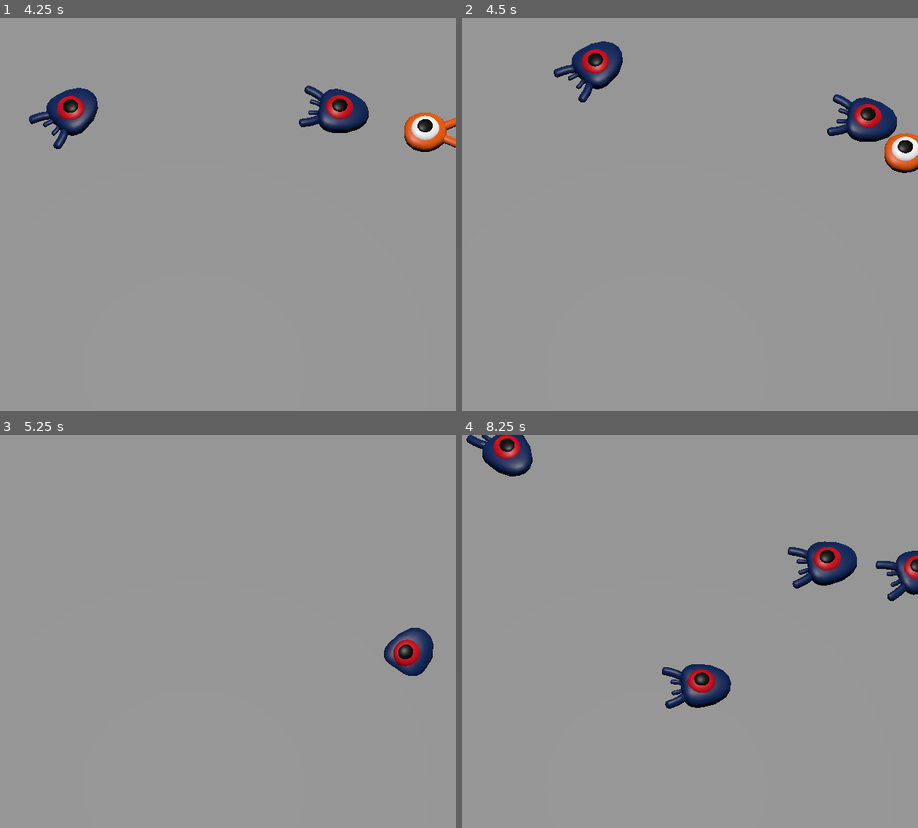
Above: before the commit, frames 1-4 (two rows, left to right).
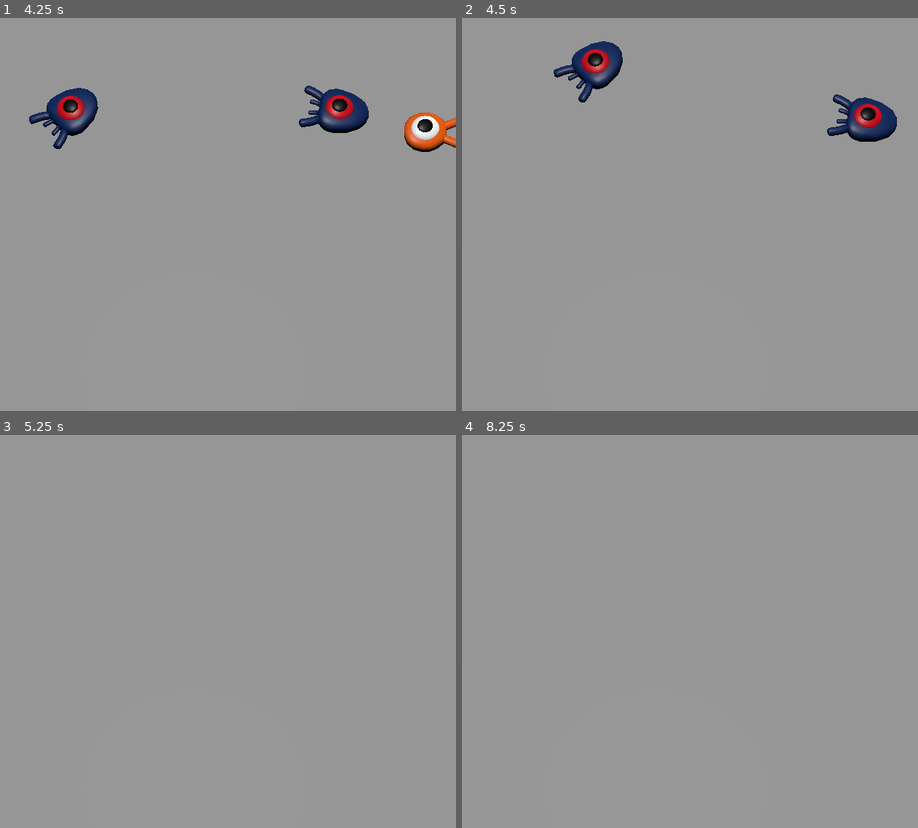
Above: after the commit, the same moments.

Repository: Selenestica/GODOTSquashTheCreeps
Game: Godot game, scene res://main.tscn
Two runs of this game, one before a commit and one after it. Both use one fixed random seed, a clock stepped at 60 frames per second and the inputs below.
Inputs:
- Up to frame 1 (4.25 s): tap Enter at 0.5 s; hold Right (move_right) 0.53-1.28 s; tap Space (jump) at 0.77, 1.52, 3.02, 3.77 s; hold Down (move_back) 1.28-2.03 s; hold Right (move_right) 2.03-2.78 s; hold Up (move_forward) 2.78-3.53 s; hold Left (move_left) from 3.53 s (still down)
- Up to frame 2 (4.5 s): keep holding Left (move_left)
- Up to frame 3 (5.25 s): tap Space (jump) at 4.52 s; release Left (move_left) at 5.03 s; hold Down (move_back) from 5.03 s (still down)
- Up to frame 4 (8.25 s): release Down (move_back) at 5.78 s; hold Right (move_right) 5.78-6.53 s; tap Space (jump) at 6.02, 6.77, 7.52 s; hold Up (move_forward) 6.53-7.28 s; hold Right (move_right) 7.28-8.03 s; hold Down (move_back) from 8.03 s (still down)

Frame 1 is identical in both runs. In frame 2, 0.6% of the frame differs, in the area x 92-100%, y 29-40%; in frame 3, 1.0%; in frame 4, 4.1%, in the area x 0-100%, y 0-70%.

Commit message:
fixed mob detector shape to be slightly bigger

Diff:
--- a/main.gd
+++ b/main.gd
@@ -18,3 +18,7 @@
 
 	# Spawn the mob by adding it to the Main scene.
 	add_child(mob)
+
+
+func _on_player_hit() -> void:
+	$MobTimer.stop()
--- a/main.tscn
+++ b/main.tscn
@@ -74,10 +74,11 @@
 curve = SubResource("Curve3D_1inxd")
 
 [node name="SpawnLocation" type="PathFollow3D" parent="SpawnPath"]
-transform = Transform3D(0.999984, 1.24907e-05, 0.00548712, -1.36424e-12, 0.999997, -0.00227636, -0.00548713, 0.00227632, 0.999982, -8.65173, 1.03296, 15.8452)
+transform = Transform3D(0.999984, 1.24905e-05, 0.00548732, -4.54747e-13, 0.999997, -0.00227625, -0.00548733, 0.00227621, 0.999982, -8.65173, 1.03296, 15.8452)
 
 [node name="MobTimer" type="Timer" parent="."]
 wait_time = 0.5
 autostart = true
 
+[connection signal="hit" from="Player" to="." method="_on_player_hit"]
 [connection signal="timeout" from="MobTimer" to="." method="_on_mob_timer_timeout"]
--- a/player.tscn
+++ b/player.tscn
@@ -27,7 +27,7 @@
 monitorable = false
 
 [node name="CollisionShape3D" type="CollisionShape3D" parent="MobDetector"]
-transform = Transform3D(1.8, 0, 0, 0, 0.1, 0, 0, 0, 1.8, 0, 0.5, 0)
+transform = Transform3D(2.5, 0, 0, 0, 2.5, 0, 0, 0, 2.5, 0, 2.5, 0)
 shape = SubResource("CylinderShape3D_el4ip")
 
 [connection signal="body_entered" from="MobDetector" to="." method="_on_mob_detector_body_entered"]
